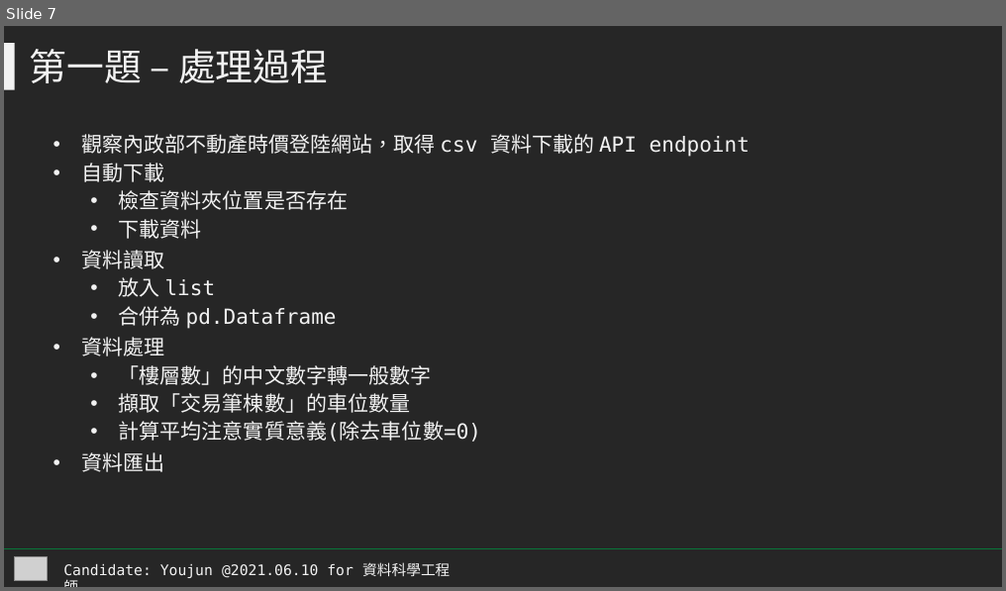
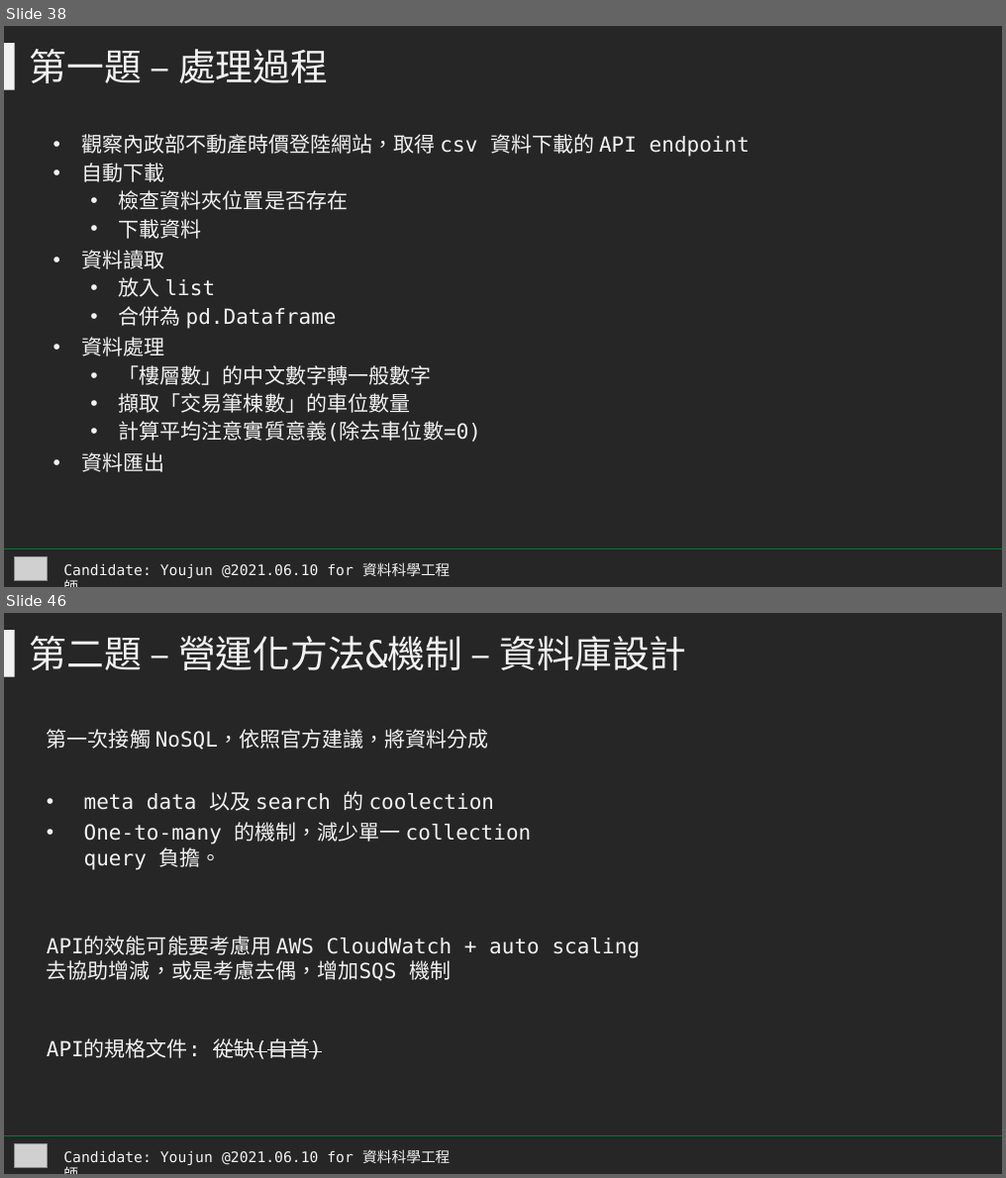
Before and after one commit to littlefish0331/cathay_intervie_591, a slide deck: report_youjun.pptx. Shown one above the other, each under a label of ours: slide 7 before the commit, slides 38 and 46 after it; the slides between them are not shown. The pictures are 1006x591 and 1006x1178 pixels, drawn with LibreOffice and Linux fonts; fonts in the diff are those of the drawing; grey boxes stand for pictures. Boxes give left, top, right and bottom in pixels: in the first picture for what was removed or moved away, otherwise in the second. Text is boxed around its words. In the diff, an @@ line names an element or a change of style, - is before the commit and + after.

```diff
--- a/report_youjun.pptx
+++ b/report_youjun.pptx
@@ slide 46 added at box(4, 613, 1002, 1174), background #262626 @@
@@ rectangle added at box(4, 630, 15, 677), fill #F2F2F2 @@
@@ text added at box(30, 636, 687, 670), 36 pt, text #F2F2F2 @@
+第二題 – 營運化方法&機制 – 資料庫設計
@@ text added at box(47, 729, 532, 870), 20 pt, text #F2F2F2 @@
+第一次接觸 NoSQL，依照官方建議，將資料分成
+• meta data 以及 search 的 coolection
+• One-to-many 的機制，減少單一 collection query 負擔。
@@ text added at box(47, 937, 641, 981), 20 pt, text #F2F2F2 @@
+API的效能可能要考慮用 AWS CloudWatch + auto scaling 去協助增減，或是考慮去偶，增加SQS 機制
@@ text added at box(47, 1039, 322, 1059), 20 pt, text #F2F2F2 @@
+API的規格文件: 從缺(自首)
@@ line added from (4, 1137) to (1002, 1137), #087639 0.5 pt @@
@@ picture added at box(14, 1145, 47, 1167) @@
@@ text added at box(63, 1150, 450, 1165), 14 pt, text #F2F2F2 @@
+Candidate: Youjun @2021.06.10 for 資料科學工程師
@@ what was slide 7 is now slide 38 @@
```
Also in this commit, not shown: 30 other slides added, 3 slides removed, 14 other files.
